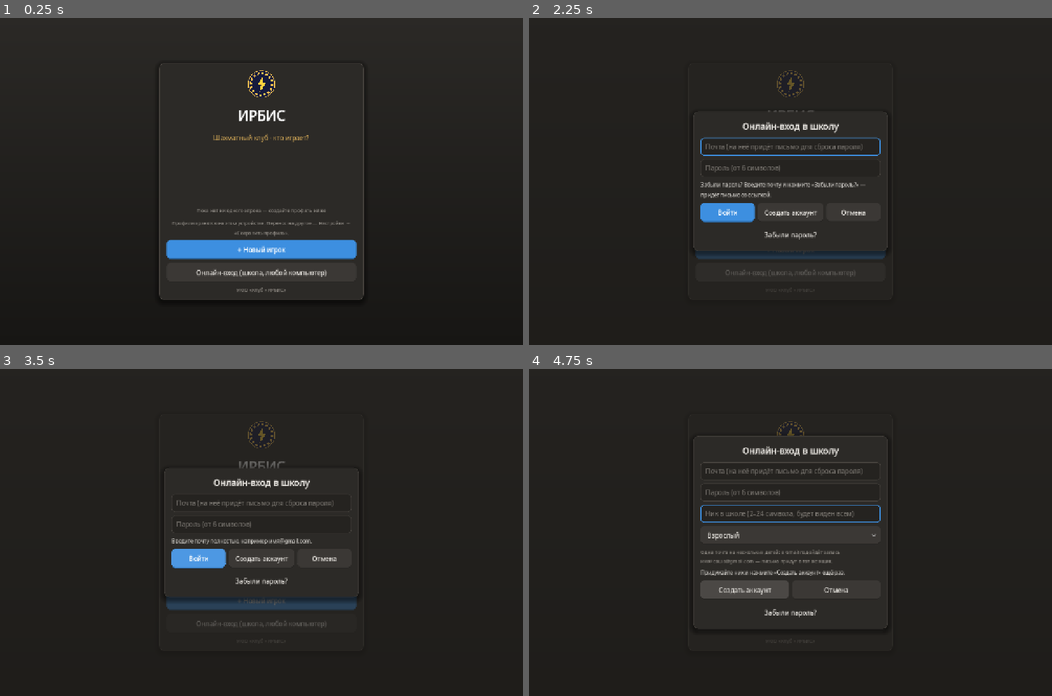
Above: before the commit, frames 1-4 (two rows, left to right).
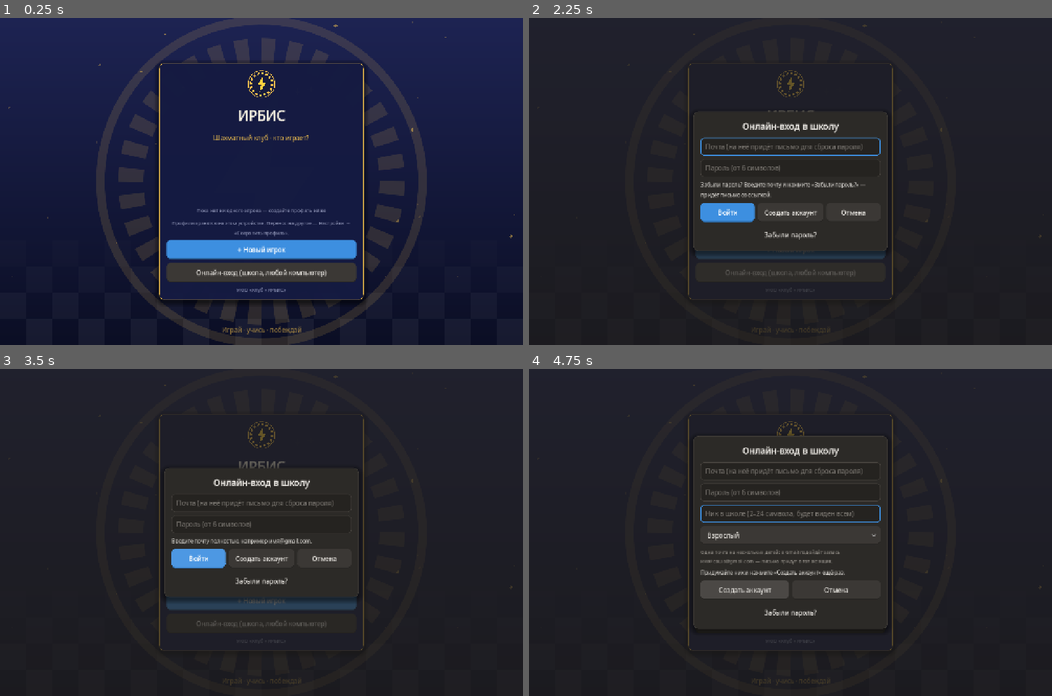
Above: after the commit, the same moments.

Repository: gish4ik1985-crypto/chess-off
Game: Godot game, scene res://scenes/Login.tscn
Two runs of this game, one before a commit and one after it. Both use one fixed random seed, a clock stepped at 60 frames per second and the inputs below.
Inputs:
- Up to frame 1 (0.25 s): no input
- Up to frame 2 (2.25 s): click "+ Новый игрок" at 0.5 s; click "Создать и играть" at 1.25 s; click "Онлайн-вход (школа, любой ком…" at 2 s
- Up to frame 3 (3.5 s): click "Войти" at 2.75 s
- Up to frame 4 (4.75 s): click "Войти" at 3.5 s; click "Создать аккаунт" at 4.25 s

The runs differ from the first frame. In frame 1, 82% of the frame differs, in the area x 0-100%, y 0-100%; in frame 2, 0.4%; in frame 3, 0.4%; in frame 4, 0.4%.

Commit message:
Экран входа в стиле экрана загрузки: тёмно-синий фон, водяной знак-печать, шахматная плитка, искры, девиз
- Фон и карточка входа в цветах клуба независимо от темы; подписи на карточке всегда светлые
- Фирменные элементы (meta brand) тема не перекрашивает; кнопки по-прежнему берут стиль темы

Co-Authored-By: Claude Sonnet 5.5 <noreply@anthropic.com>

Diff:
--- a/scripts/Login.gd
+++ b/scripts/Login.gd
@@ -25,7 +25,7 @@
 	var row = PanelContainer.new()
 	var sb = StyleBoxFlat.new()
 	sb.bg_color = Color(0.05, 0.05, 0.09, 0.85)
-	sb.border_color = Color(0.11, 0.85, 0.95, 0.4)
+	sb.border_color = Color(0.95, 0.76, 0.31, 0.35)
 	sb.border_width_left = 1
 	sb.border_width_top = 1
 	sb.border_width_right = 1
@@ -39,6 +39,7 @@
 	sb.content_margin_right = 12
 	sb.content_margin_bottom = 8
 	row.add_theme_stylebox_override("panel", sb)
+	row.set_meta("brand", true) # строка игрока на тёмной карточке не перекрашивается темой
 	var hbox = HBoxContainer.new()
 	hbox.add_theme_constant_override("separation", 12)
 	row.add_child(hbox)
@@ -49,14 +50,16 @@
 
 	var name_label = Label.new()
 	name_label.text = String(u.name)
-	name_label.add_theme_color_override("font_color", Color(0.1, 0.95, 1))
+	name_label.add_theme_color_override("font_color", Color("#F4EFE0"))
+	name_label.set_meta("brand", true)
 	name_label.add_theme_font_size_override("font_size", 16)
 	info_vbox.add_child(name_label)
 
 	var sub_label = Label.new()
 	sub_label.text = "Турнирный рейтинг %d · партий: %d" % [int(round(float(u.rating))), int(u.games)]
 	sub_label.add_theme_font_size_override("font_size", 12)
-	sub_label.add_theme_color_override("font_color", Color(0.55, 0.6, 0.7))
+	sub_label.add_theme_color_override("font_color", Color("#9DA3C4"))
+	sub_label.set_meta("brand", true)
 	info_vbox.add_child(sub_label)
 
 	var enter_button = Button.new()
@@ -163,8 +166,123 @@
 	org.text = Global.CLUB_ORG
 	org.horizontal_alignment = HORIZONTAL_ALIGNMENT_CENTER
 	org.add_theme_font_size_override("font_size", 12)
-	org.add_theme_color_override("font_color", Color(0.55, 0.6, 0.7))
+	org.add_theme_color_override("font_color", Color("#9DA3C4"))
+	org.set_meta("brand", true)
 	vbox.add_child(org)
+	_add_backdrop()
+
+# Фон входа в духе экрана загрузки: тёмно-синий градиент, крупная печать клуба водяным знаком,
+# еле заметная шахматная плитка снизу, золотые искры и девиз. Цвета фирменные и не зависят от темы.
+const BRAND_NAVY_TOP := Color("#1D2352")
+const BRAND_NAVY_BOTTOM := Color("#0B0E24")
+const BRAND_GOLD := Color("#F2C14E")
+
+var _backdrop: Control
+
+func _add_backdrop() -> void:
+	$Background.visible = false # старая плоская заливка; тема её перекрашивала бы
+	# карточка входа — в цветах клуба, чтобы сочеталась с фоном; цвет текста и кнопок остаётся от темы
+	var card_style := Themes.card_box()
+	card_style.bg_color = Color(BRAND_NAVY_BOTTOM.r + 0.04, BRAND_NAVY_BOTTOM.g + 0.05, BRAND_NAVY_BOTTOM.b + 0.12, 0.95)
+	card_style.border_color = Color(BRAND_GOLD, 0.5)
+	card_style.set_border_width_all(1)
+	card_style.shadow_color = Color(0, 0, 0, 0.5)
+	$CenterPanel.set_meta("brand", true)
+	$CenterPanel.add_theme_stylebox_override("panel", card_style)
+	# подписи на тёмно-синей карточке — всегда светлые, в какой бы теме ни была игра
+	var title: Label = $CenterPanel/VBox/TitleLabel
+	title.set_meta("brand", true)
+	title.add_theme_color_override("font_color", Color("#F4EFE0"))
+	title.add_theme_font_override("font", Themes.font_bold())
+	var sub: Label = $CenterPanel/VBox/SubtitleLabel
+	sub.set_meta("brand", true)
+	sub.add_theme_color_override("font_color", BRAND_GOLD)
+	for n in [empty_label, $CenterPanel/VBox/StorageNote]:
+		(n as Label).set_meta("brand", true)
+		(n as Label).add_theme_color_override("font_color", Color("#9DA3C4"))
+	_backdrop = Control.new()
+	_backdrop.set_anchors_preset(Control.PRESET_FULL_RECT)
+	_backdrop.mouse_filter = Control.MOUSE_FILTER_IGNORE
+	_backdrop.set_meta("themed", true)
+	add_child(_backdrop)
+	move_child(_backdrop, 0)
+
+	var g := Gradient.new()
+	g.set_color(0, BRAND_NAVY_TOP)
+	g.set_color(1, BRAND_NAVY_BOTTOM)
+	var gt := GradientTexture2D.new()
+	gt.gradient = g
+	gt.width = 8
+	gt.height = 256
+	gt.fill_from = Vector2(0.5, 0.0)
+	gt.fill_to = Vector2(0.5, 1.0)
+	var sky := TextureRect.new()
+	sky.texture = gt
+	sky.expand_mode = TextureRect.EXPAND_IGNORE_SIZE
+	sky.stretch_mode = TextureRect.STRETCH_SCALE
+	sky.mouse_filter = Control.MOUSE_FILTER_IGNORE
+	sky.set_anchors_preset(Control.PRESET_FULL_RECT)
+	_backdrop.add_child(sky)
+
+	# плитка и искры рисуются одним узлом
+	var deco := Control.new()
+	deco.set_anchors_preset(Control.PRESET_FULL_RECT)
+	deco.mouse_filter = Control.MOUSE_FILTER_IGNORE
+	deco.draw.connect(func(): _draw_deco(deco))
+	deco.resized.connect(deco.queue_redraw)
+	_backdrop.add_child(deco)
+
+	var motto := Label.new()
+	motto.text = "Играй · учись · побеждай"
+	motto.horizontal_alignment = HORIZONTAL_ALIGNMENT_CENTER
+	motto.add_theme_font_size_override("font_size", 16)
+	motto.add_theme_color_override("font_color", Color(BRAND_GOLD, 0.7))
+	motto.set_anchors_and_offsets_preset(Control.PRESET_CENTER_BOTTOM, Control.PRESET_MODE_MINSIZE, 28)
+	motto.mouse_filter = Control.MOUSE_FILTER_IGNORE
+	_backdrop.add_child(motto)
+
+# Печать клуба водяным знаком: те же кольцо, шахматные отрезки и молния, но одной золотой линией
+# с малой прозрачностью — фон не спорит с карточкой входа.
+func _draw_watermark(c: Control) -> void:
+	var center := c.size / 2.0
+	var k := minf(c.size.x, c.size.y) * 0.5 * 1.02 / 60.0
+	var col := Color(BRAND_GOLD, 0.14)
+	c.draw_arc(center, 58.0 * k, 0.0, TAU, 96, col, 3.0 * k, true)
+	for i in range(32):
+		var a0 := i * TAU / 32.0
+		c.draw_arc(center, 47.0 * k, a0, a0 + TAU / 64.0, 6, col, 9.0 * k, true)
+	var bolt := PackedVector2Array([Vector2(7, -35), Vector2(-17, 4), Vector2(-2, 4), Vector2(-7.5, 35), Vector2(19, -5), Vector2(3, -5)])
+	for i in range(bolt.size()):
+		bolt[i] = center + bolt[i] * k
+	c.draw_colored_polygon(bolt, Color(BRAND_GOLD, 0.16))
+
+func _draw_deco(c: Control) -> void:
+	var sz := c.size
+	_draw_watermark(c)
+	# шахматная плитка вдоль нижней кромки, растворяющаяся к центру
+	var sq := 64.0
+	var rows := 4
+	for r in range(rows):
+		for f in range(int(ceil(sz.x / sq))):
+			if (r + f) % 2 == 0:
+				continue
+			var y := sz.y - (r + 1) * sq
+			var a := 0.05 * (1.0 - float(r) / rows)
+			c.draw_rect(Rect2(f * sq, y, sq, sq), Color(1, 1, 1, a), true)
+	# золотые искры: расположение фиксированное, не «прыгает» при перерисовке
+	var rng := RandomNumberGenerator.new()
+	rng.seed = 1909
+	for i in range(34):
+		var p := Vector2(rng.randf() * sz.x, rng.randf() * sz.y * 0.85)
+		var r := 0.8 + rng.randf() * 1.6
+		c.draw_circle(p, r, Color(BRAND_GOLD, 0.15 + rng.randf() * 0.35))
+	for i in range(5):
+		var p := Vector2(rng.randf() * sz.x, rng.randf() * sz.y * 0.7)
+		var k := 5.0 + rng.randf() * 4.0
+		c.draw_colored_polygon(PackedVector2Array([
+			p + Vector2(0, -k), p + Vector2(k * 0.28, -k * 0.28), p + Vector2(k, 0), p + Vector2(k * 0.28, k * 0.28),
+			p + Vector2(0, k), p + Vector2(-k * 0.28, k * 0.28), p + Vector2(-k, 0), p + Vector2(-k * 0.28, -k * 0.28)]),
+			Color(BRAND_GOLD, 0.5))
 
 # --- онлайн-вход -------------------------------------------------------------------------------
 # Отдельное окно: почта + пароль (+ ник при регистрации). Аккаунт общий для школы и работает на любом
--- a/scripts/Themes.gd
+++ b/scripts/Themes.gd
@@ -630,8 +630,8 @@
 	_apply_to.call_deferred(node)
 
 func _apply_to(node: Node) -> void:
-	if not is_instance_valid(node):
-		return
+	if not is_instance_valid(node) or node.has_meta("brand"):
+		return # элементы с фирменной окраской (экран входа) тема не трогает
 	if node is ColorRect:
 		var cr := node as ColorRect
 		var was_bg := _role(cr.color) == "bg"
Not shown, changed: docs/index.html
Not shown, changed: docs/index.pck
Not shown, changed: docs/index.service.worker.js
